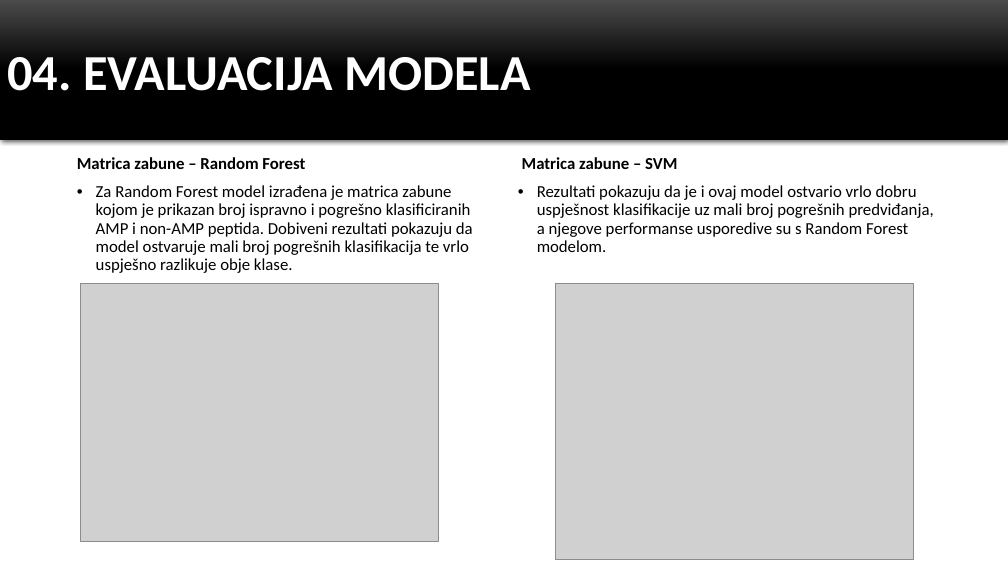
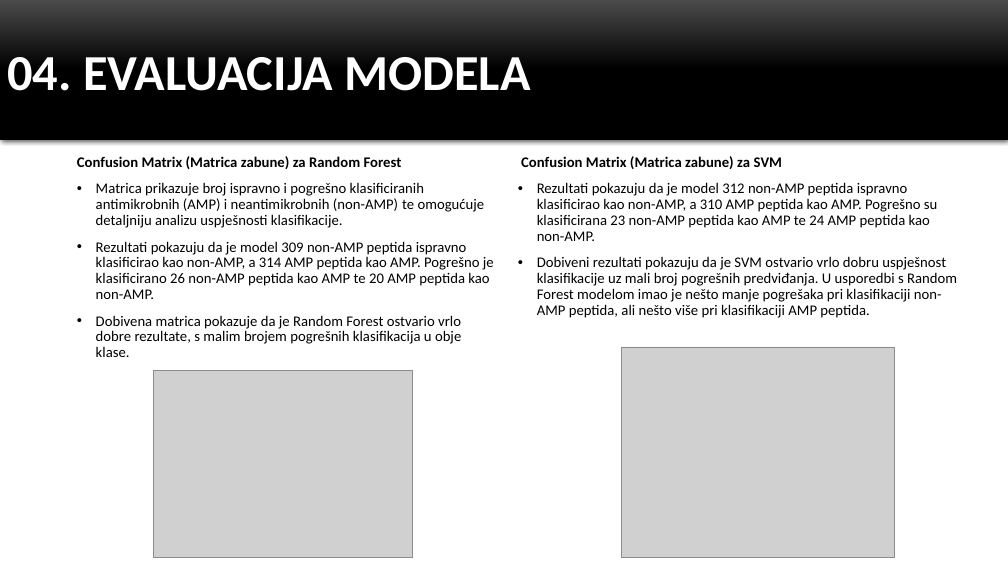
Before and after one commit to aljubic1/bioinformatika_projekt_alj, a slide deck: slide 18 of Klasifikacija antimikrobnih peptida.pptx. Drawn at 1008x567 pixels with LibreOffice and Linux fonts; fonts in the diff are those of the drawing; grey boxes stand for pictures. Boxes give left, top, right and bottom in pixels: in the first picture for what was removed or moved away, otherwise in the second. Text is boxed around its words. In the diff, an @@ line names an element or a change of style, - is before the commit and + after.

```diff
--- a/Klasifikacija antimikrobnih peptida.pptx
+++ b/Klasifikacija antimikrobnih peptida.pptx
@@ text at box(77, 156, 494, 357): text changed; size 16 to 14 pt @@
-Matrica zabune – Random Forest
-• Za Random Forest model izrađena je matrica zabune kojom je prikazan broj ispravno i pogrešno klasificiranih AMP i non-AMP peptida. Dobiveni rezultati pokazuju da model ostvaruje mali broj pogrešnih klasifikacija te vrlo uspješno razlikuje obje klase.
+Confusion Matrix (Matrica zabune) za Random Forest
+• Matrica prikazuje broj ispravno i pogrešno klasificiranih antimikrobnih (AMP) i neantimikrobnih (non-AMP) te omogućuje detaljniju analizu uspješnosti klasifikacije.
+• Rezultati pokazuju da je model 309 non-AMP peptida ispravno klasificirao kao non-AMP, a 314 AMP peptida kao AMP. Pogrešno je klasificirano 26 non-AMP peptida kao AMP te 20 AMP peptida kao non-AMP.
+• Dobivena matrica pokazuje da je Random Forest ostvario vrlo dobre rezultate, s malim brojem pogrešnih klasifikacija u obje klase.
@@ text at box(521, 156, 957, 318): text changed; size 16 to 14 pt @@
-Matrica zabune – SVM
-• Rezultati pokazuju da je i ovaj model ostvario vrlo dobru uspješnost klasifikacije uz mali broj pogrešnih predviđanja, a njegove performanse usporedive su s Random Forest modelom.
+Confusion Matrix (Matrica zabune) za SVM
+• Rezultati pokazuju da je model 312 non-AMP peptida ispravno klasificirao kao non-AMP, a 310 AMP peptida kao AMP. Pogrešno su klasificirana 23 non-AMP peptida kao AMP te 24 AMP peptida kao non-AMP.
+• Dobiveni rezultati pokazuju da je SVM ostvario vrlo dobru uspješnost klasifikacije uz mali broj pogrešnih predviđanja. U usporedbi s Random Forest modelom imao je nešto manje pogrešaka pri klasifikaciji non-AMP peptida, ali nešto više pri klasifikaciji AMP peptida.
@@ picture: place and size @@
-picture at box(556, 284, 913, 560)
+picture at box(622, 347, 895, 558)
@@ picture: place and size @@
-picture at box(81, 284, 439, 541)
+picture at box(154, 371, 413, 557)
```
Also in this commit, not shown: 7 other slides changed.
